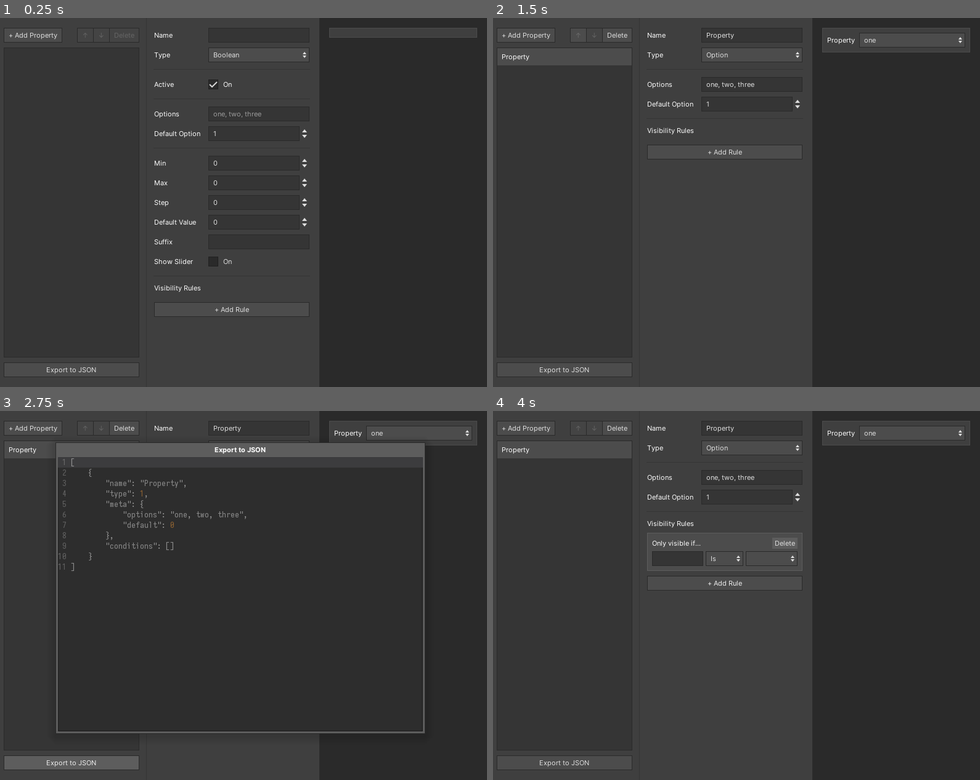
Above: before the commit, frames 1-4 (two rows, left to right).
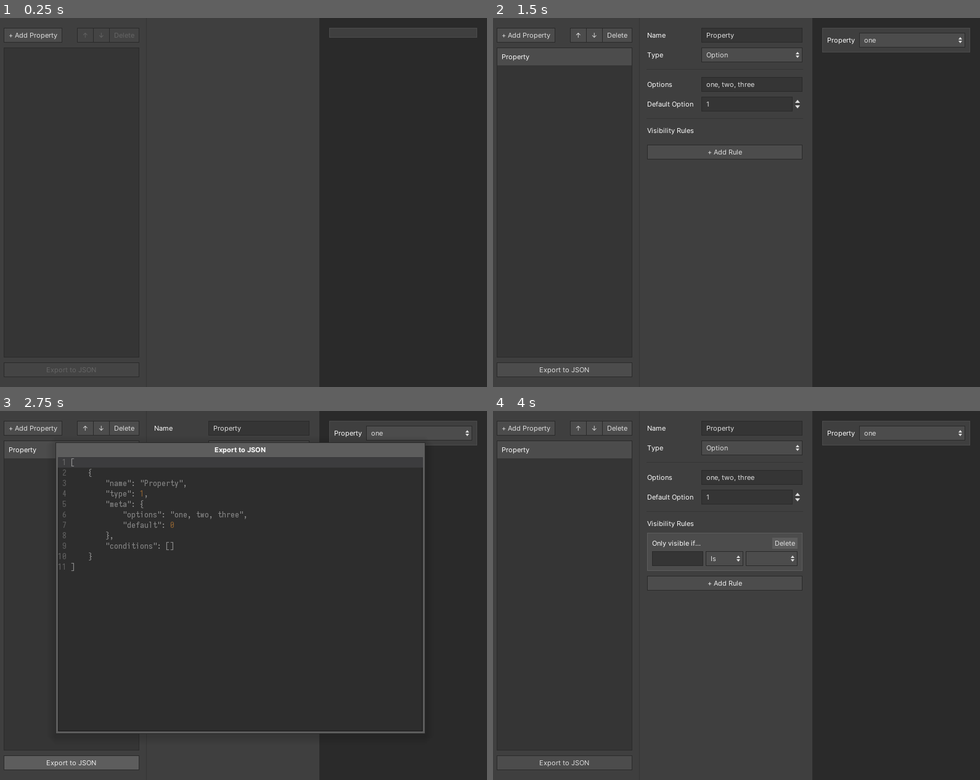
Above: after the commit, the same moments.

Repository: kkga/datatype-ui-designer
Game: Godot game, scene res://Main.tscn
Same seed, same stepped clock (60 frames per second), same inputs: the game is played once before the commit and once after it.
Inputs (mouse positions are in pixels of both pictures, inside the frame that each line leads up to):
- Up to frame 1 (0.25 s): no input
- Up to frame 2 (1.5 s): click "+ Add Property" at 0.5 s; click (580, 36) at 1.25 s, where only the run after the commit has a clickable "↑"
- Up to frame 3 (2.75 s): click "Export to JSON" at 2 s
- Up to frame 4 (4 s): click (595, 429) at 2.75 s, where only the run after the commit has a clickable "↓"; click "+ Add Rule" at 3.5 s

The runs differ from the first frame. In frame 1, 0.8% of the frame differs, in the area x 9-64%, y 4-97%; in frame 2, less than 0.1%; in frame 3, less than 0.1%; in frame 4, less than 0.1%.

Commit message:
hide config on start

Diff:
--- a/Main.gd
+++ b/Main.gd
@@ -15,6 +15,7 @@
 onready var move_up_button := $HBoxContainer/Panel/MarginContainer/LeftSide/PropListContainer/HBoxContainer/MoveUpBtn
 onready var move_down_button := $HBoxContainer/Panel/MarginContainer/LeftSide/PropListContainer/HBoxContainer/MoveDownBtn
 onready var prop_config := $HBoxContainer/Panel/MarginContainer/LeftSide/PropConfigContainer/PropertyConfig
+onready var export_button := $HBoxContainer/Panel/MarginContainer/LeftSide/PropListContainer/ExportButton
 
 enum DataTypes { BOOLEAN, OPTION, NUMBER }
 
@@ -126,6 +127,10 @@
 	prop_config.update_fields(selected_property)
 	prop_config.update_rules(selected_property.conditions, property_list)
 	delete_button.disabled = false
+	move_down_button.disabled = false
+	move_up_button.disabled = false
+	export_button.disabled = false
+
 
 
 # SIGNAL CALLBACKS =============================================================
--- a/Main.tscn
+++ b/Main.tscn
@@ -166,6 +166,7 @@
 margin_top = 544.0
 margin_right = 220.0
 margin_bottom = 568.0
+disabled = true
 text = "Export to JSON"
 
 [node name="VSeparator" type="VSeparator" parent="HBoxContainer/Panel/MarginContainer/LeftSide"]
--- a/PropertyConfig/PropertyConfig.gd
+++ b/PropertyConfig/PropertyConfig.gd
@@ -35,6 +35,10 @@
 onready var number_default_field := $MarginContainer/VBoxContainer/Number/HBoxContainer5/NumberDefault
 onready var number_suffix_field := $MarginContainer/VBoxContainer/Number/HBoxContainer6/NumberSuffix
 onready var number_slider_btn := $MarginContainer/VBoxContainer/Number/HBoxContainer3/NumberShowSlider
+
+
+func _ready() -> void:
+	hide()
 
 
 func update_fields(property: Dictionary) -> void:
